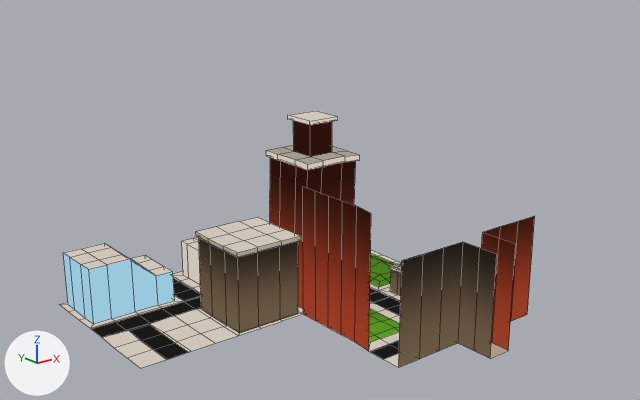
The Blender file assets/models/city.blend as it was, and as the next commit left it.
One viewpoint serves both versions: a 50 mm camera at (-329.0, -314.0, 215.0) aimed at (-25.0, 66.0, 63.0). Lighting does not change. The marker at lower left points along +X, +Y and +Z. The older version comes first. Mesh edges are drawn as thin lines.
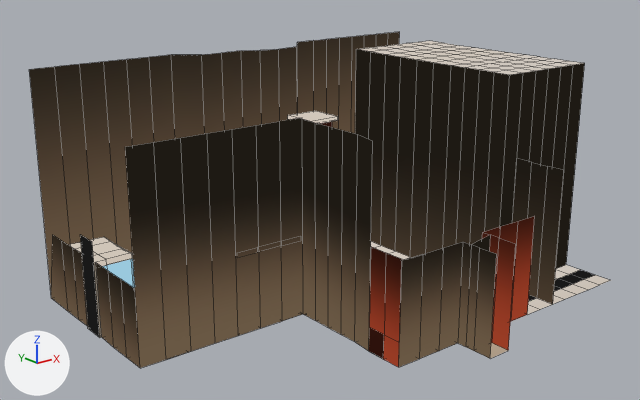
Pixel boxes (x1, y1, x2, y2) of what changed, in the pictures (640 x 400 px):
'Plane', reshaped (22% wider, 31% taller): before (59, 111, 535, 368); after (29, 32, 611, 368)
part 1 of me_plane, built on: before (59, 232, 496, 349); after (29, 32, 611, 368)
part 2 of me_plane, surface changed: before (94, 186, 400, 358); after (302, 119, 373, 351)

The change in detail:
me_plane is used by ob_plane; location (0.0, 0.0, 3.5); scale (50.0, 50.0, 25.9).
me_plane had 602 vertices, 569 faces and spanned x -3.04..1.0, y -1.0..2.97, z -0.02..4.18.
me_plane now has 843 vertices, 792 faces and spans x -3.06..2.62, y -1.0..3.34, z -0.02..5.25.
Part 1, on me_plane:
13 vertices are removed from x -3.04..1.0, y 2.44..2.97, z 0.0..1.28.
34 faces are deleted.
6 vertices in x -1.0, y -0.11..1.0, z 2.91..2.95 move by (0.0, 0.0, 1.41).
3 vertices in x -1.87..-1.29, y 2.97, z 0.04 move by (0.0, 0.23, 0.0).
7 vertices move from x -2.46..0.71, y 2.44..2.97, z 0.0..1.28 to x -2.46..0.71, y 2.22..3.34, z 0.0..1.3.
60 vertices are added at x -3.06..2.62, y -0.56..3.2, z 0.02..5.25.
14 new vertices lie (0.23, 0.0, 0.0) away from vertices in x 1.0, y -0.56..2.72, z 0.0..0.02.
10 new vertices lie (0.0, -0.01, 5.05) away from vertices in x 1.23, y 0.11..2.72, z 0.0..0.02.
15 new vertices lie (0.23, 0.0, 0.0) away from vertices in x 1.23, y -0.56..2.72, z 0.0..5.07.
15 new vertices lie (0.23, 0.0, 0.0) away from vertices in x 1.46, y -0.56..2.72, z 0.0..5.07.
15 new vertices lie (0.23, 0.0, 0.0) away from vertices in x 1.69, y -0.56..2.72, z 0.0..5.07.
15 new vertices lie (0.23, 0.0, 0.0) away from vertices in x 1.92, y -0.56..2.72, z 0.0..5.07.
15 new vertices lie (0.23, 0.0, 0.0) away from vertices in x 2.15, y -0.56..2.72, z 0.0..5.07.
17 new vertices lie (0.24, 0.0, 0.0) away from vertices in x -0.71..2.38, y -0.56..2.73, z 0.0..5.07.
8 new vertices lie (0.0, 0.62, -0.02) away from vertices in x 1.0..2.62, y 2.72, z 0.02.
11 new vertices lie (0.0, 0.0, 5.2) away from vertices in x 0.14..2.62, y 2.97..3.34, z -0.01..0.0.
8 new vertices lie (0.0, 0.01, -5.05) away from vertices in x 2.62, y 0.32..2.14, z 5.05.
8 new vertices lie (0.0, 0.0, 4.36) away from vertices in x -3.04..-1.0, y 1.0, z 0.04.
7 new vertices lie (0.0, 0.0, 1.65) away from vertices in x -3.04, y 1.0..2.72, z 0.04..0.06.
7 new vertices lie (0.0, -0.11, 0.0) away from vertices in x -0.99..0.14, y -0.56..2.81, z 0.0..2.28.
7 new vertices lie (0.0, -0.28, -0.01) away from vertices in x 1.23..2.62, y 2.71, z 5.07.
7 new vertices lie (0.0, 0.0, 5.21) away from vertices in x -1.87..-0.14, y 2.97, z 0.0..0.04.
10 new vertices lie (0.22, 0.0, 0.0) away from vertices in x -2.98..-2.15, y 2.22..2.91, z 0.74..1.44.
5 new vertices lie (0.0, 0.0, -0.13) away from vertices in x -2.98..-1.93, y 2.44..2.91, z 0.87..1.42.
246 new faces join them, smooth.
11 new faces join them.
me_plane part 2: 69 kept faces spanning x -3.04..0.92, y -0.33..2.86, z -0.01..4.36 get new texture (UV) coordinates.
